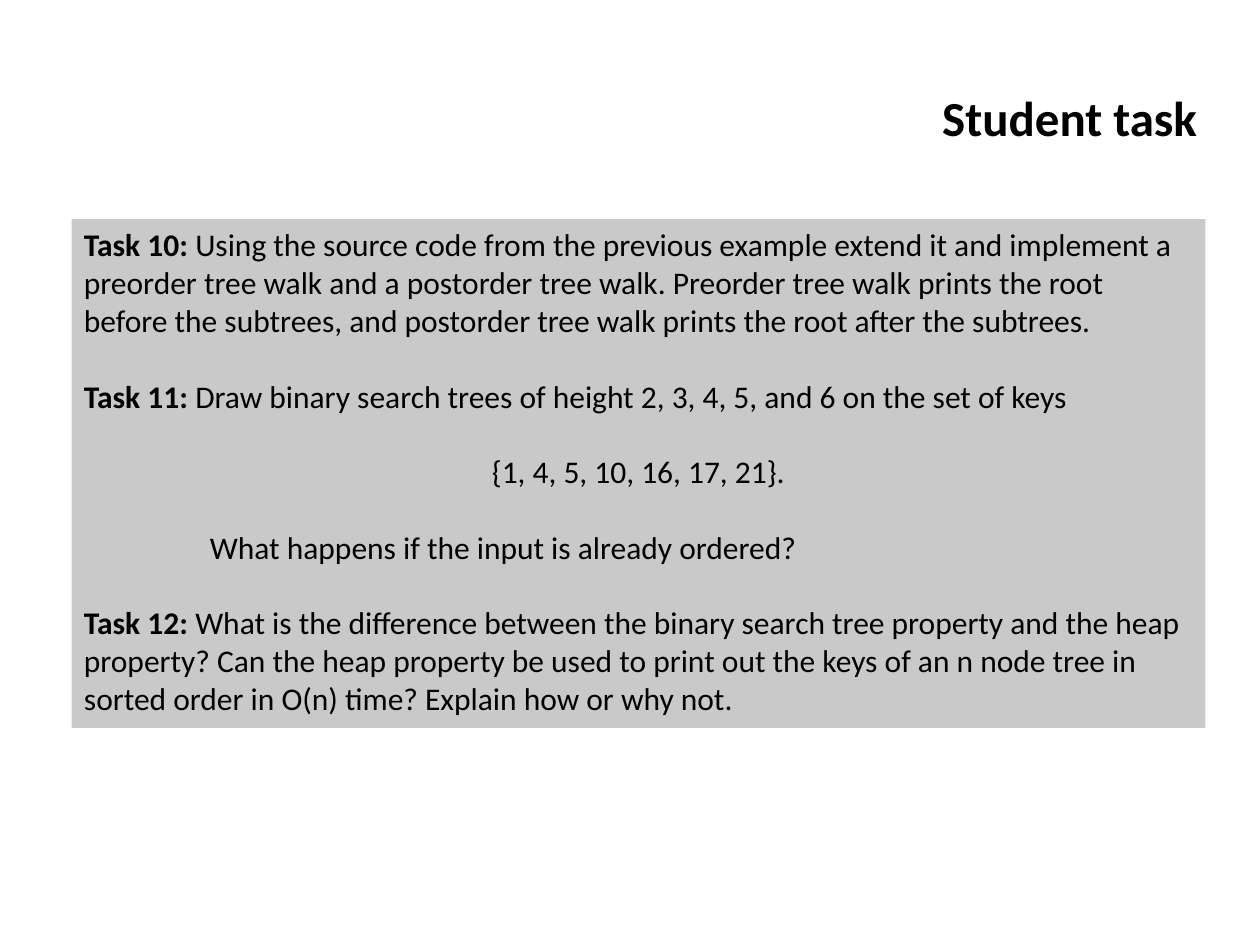
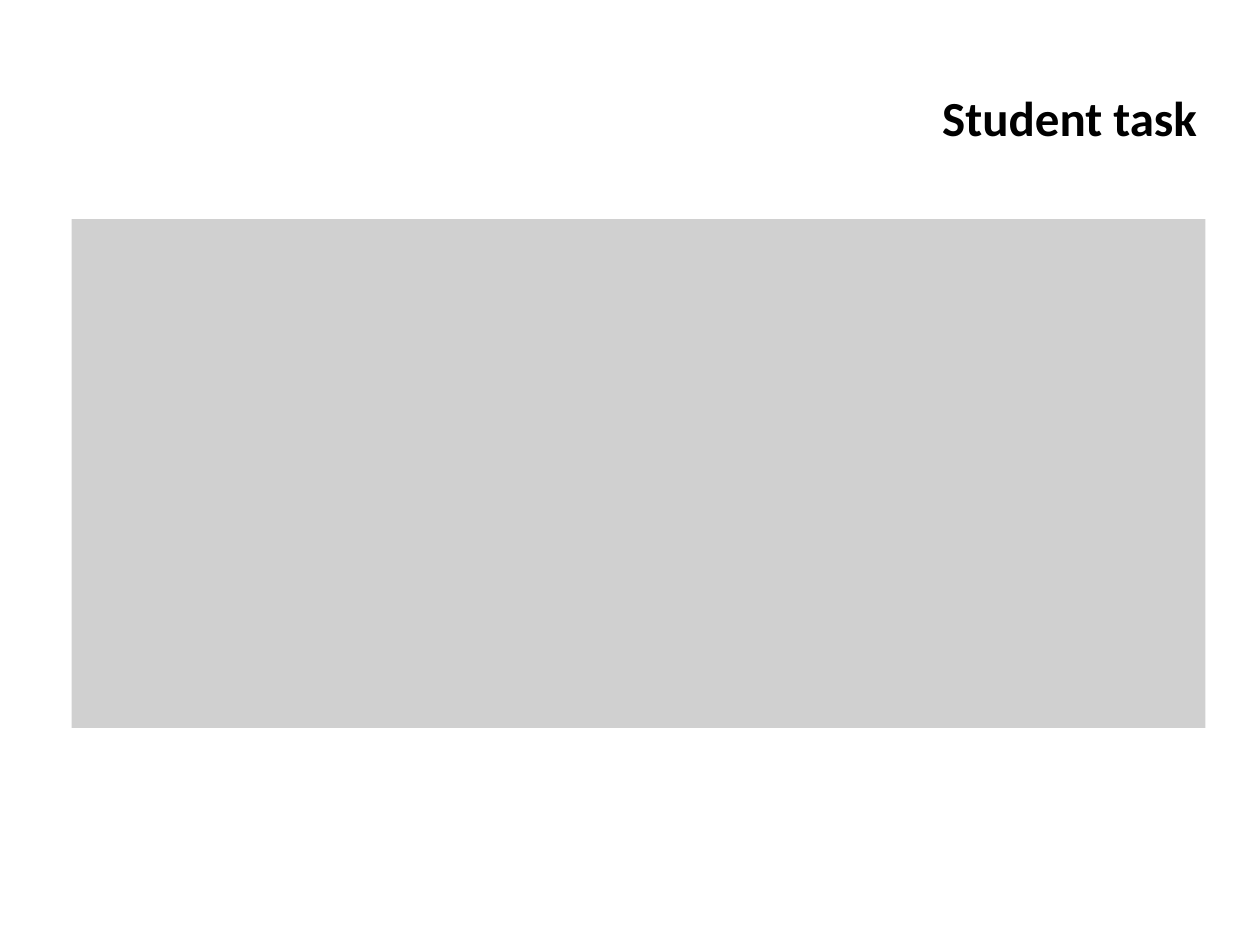
Before and after one commit to ifromm/dsa, a slide deck: slide 34 of slides/unit_6_trees.pptx. Drawn at 1260x945 pixels with LibreOffice and Linux fonts; fonts in the diff are those of the drawing; grey boxes stand for pictures; background and template pictures are left out. Boxes give left, top, right and bottom in pixels: in the first picture for what was removed or moved away, otherwise in the second. Text is boxed around its words. In the diff, an @@ line names an element or a change of style, - is before the commit and + after.

```diff
--- a/slides/unit_6_trees.pptx
+++ b/slides/unit_6_trees.pptx
@@ rectangle removed at box(72, 219, 1206, 728) @@
-Task 10: Using the source code from the previous example extend it and implement a preorder tree walk and a postorder tree walk. Preorder tree walk prints the root before the subtrees, and postorder tree walk prints the root after the subtrees.
-Task 11: Draw binary search trees of height 2, 3, 4, 5, and 6 on the set of keys
-{1, 4, 5, 10, 16, 17, 21}.
-What happens if the input is already ordered?
-Task 12: What is the difference between the binary search tree property and the heap property? Can the heap property be used to print out the keys of an n node tree in sorted order in O(n) time? Explain how or why not.
@@ picture added at box(72, 219, 1206, 728) @@
```
Also in this commit, not shown: 1 other slide changed, 2 other files.
